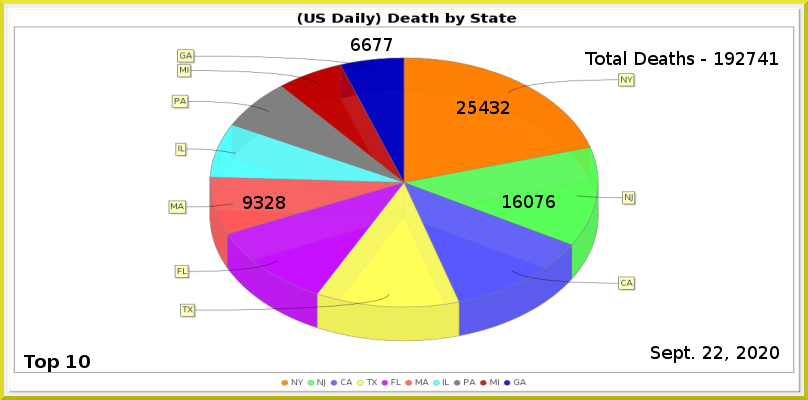
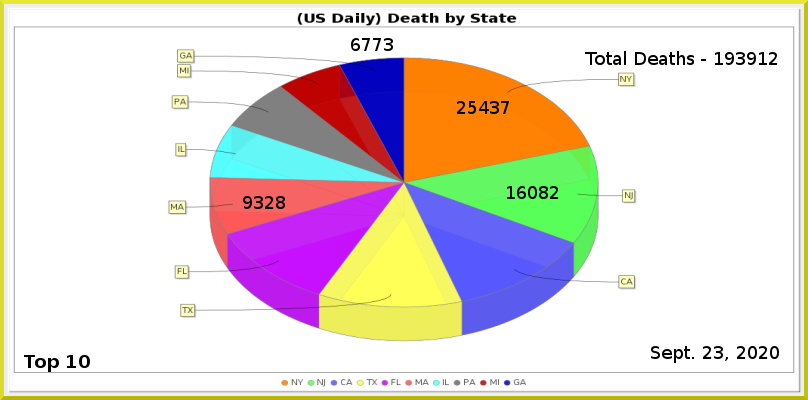
Before/after of a 808px x 400px layered artwork. What changed in the layer stack:
painted on "Least" over [362, 38, 393, 51]
painted on "NJ" over [503, 186, 559, 208]
painted on "NY" over [501, 101, 510, 114]
renamed "Total Deaths - 192741" to "Total Deaths - 193912", painted on it over [736, 52, 778, 65]
painted on "Current Date" over [714, 346, 723, 359]
painted on "Death_by_State.png" over [168, 49, 637, 342]
